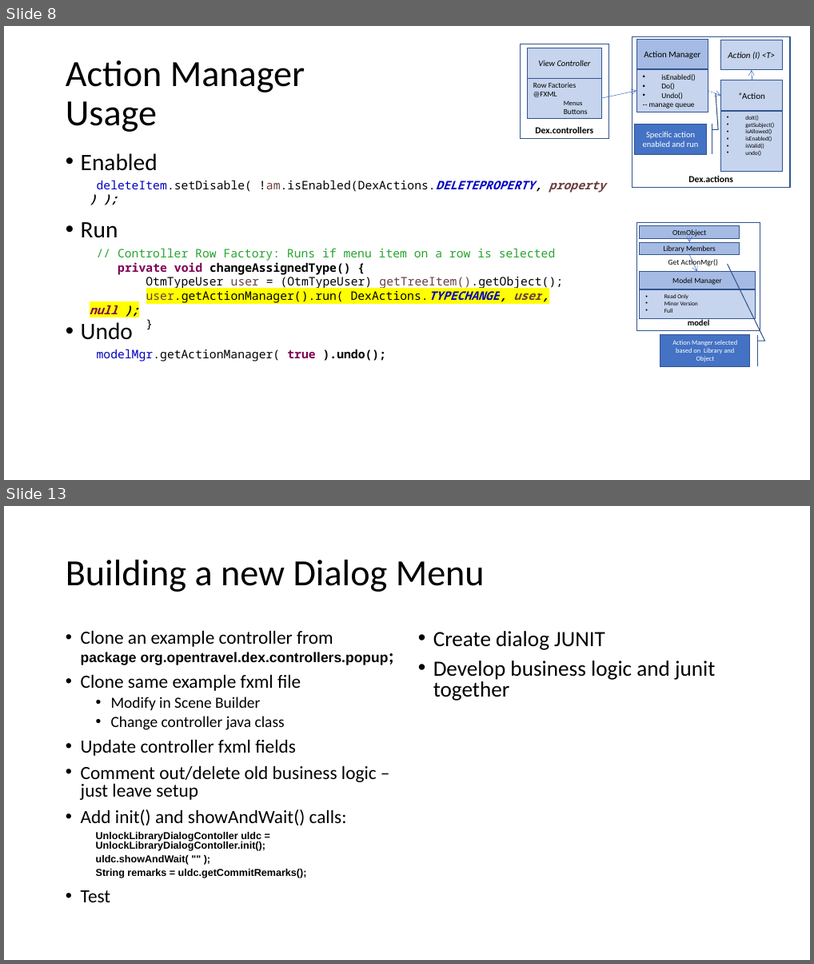
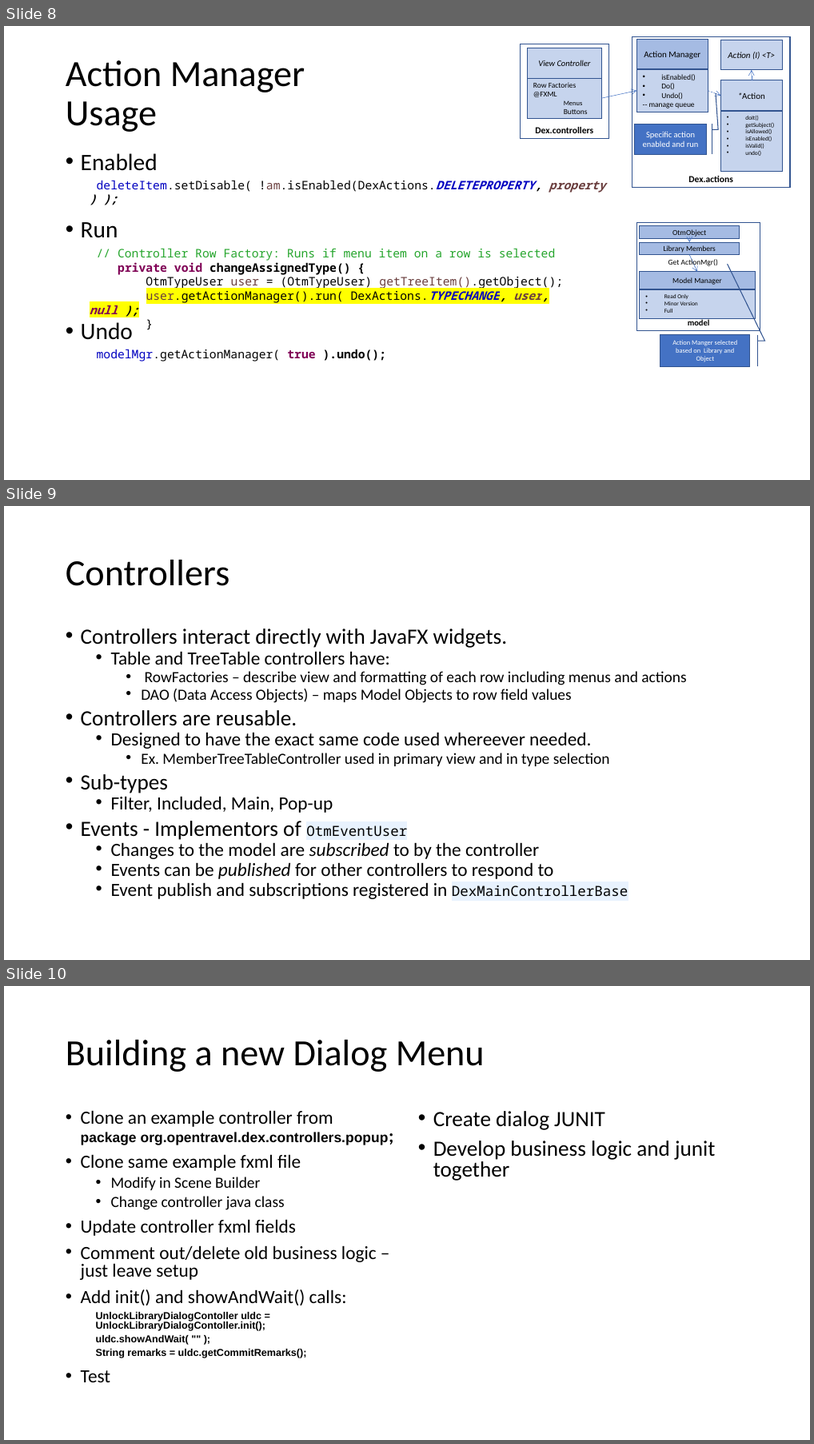
Before and after one commit to OpenTravel/OTM-DE-Utilities, a slide deck: otm-dex/OTM-DEX Architecture.pptx. Shown one above the other, each under a label of ours: slides 8 and 13 before the commit, slides 8, 9 and 10 after it; the slides between them are not shown. The pictures are 814x964 and 814x1444 pixels, drawn with LibreOffice and Linux fonts; fonts in the diff are those of the drawing. Boxes give left, top, right and bottom in pixels: in the first picture for what was removed or moved away, otherwise in the second. Text is boxed around its words. In the diff, an @@ line names an element or a change of style, - is before the commit and + after.

```diff
--- a/otm-dex/OTM-DEX Architecture.pptx
+++ b/otm-dex/OTM-DEX Architecture.pptx
@@ slide 9 added at bbox=[4, 506, 810, 960], background #FFFFFF @@
@@ title added at bbox=[66, 560, 230, 586], 44 pt, text #000000 @@
+Controllers
@@ text added at bbox=[81, 628, 686, 899], 22.2 pt, text #000000 @@
+• Controllers interact directly with JavaFX widgets.
+  • Table and TreeTable controllers have:
+    • RowFactories – describe view and formatting of each row including menus and actions
+    • DAO (Data Access Objects) – maps Model Objects to row field values
+• Controllers are reusable.
+  • Designed to have the exact same code used whereever needed.
+    • Ex. MemberTreeTableController used in primary view and in type selection
+• Sub-types
+  • Filter, Included, Main, Pop-up
+• Events - Implementors of OtmEventUser
+  • Changes to the model are subscribed to by the controller
+  • Events can be published for other controllers to respond to
+  • Event publish and subscriptions registered in DexMainControllerBase
@@ what was slide 13 is now slide 10 @@
```
Also in this commit, not shown: 4 slides changed, 3 other slides added, 1 slide removed.
